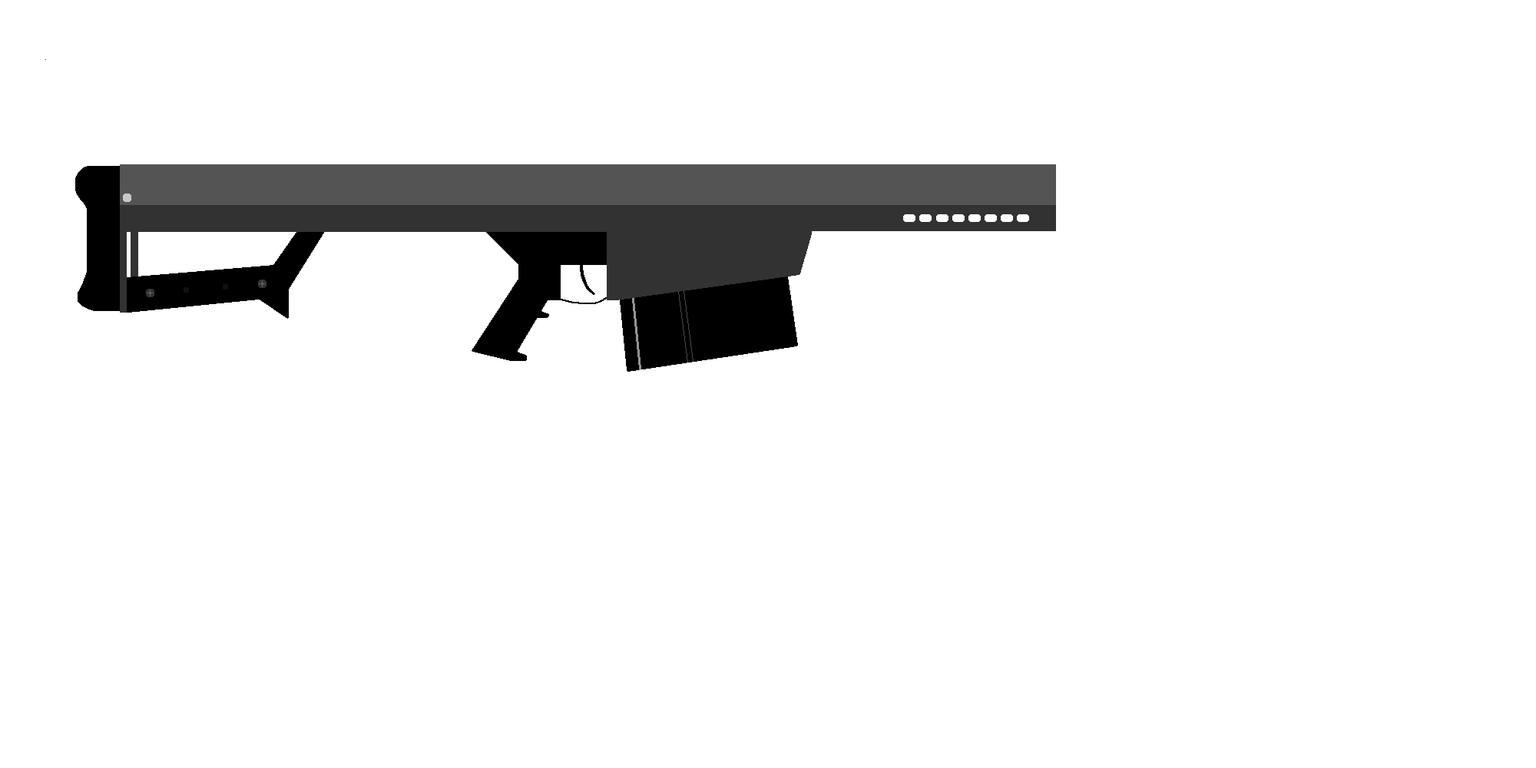
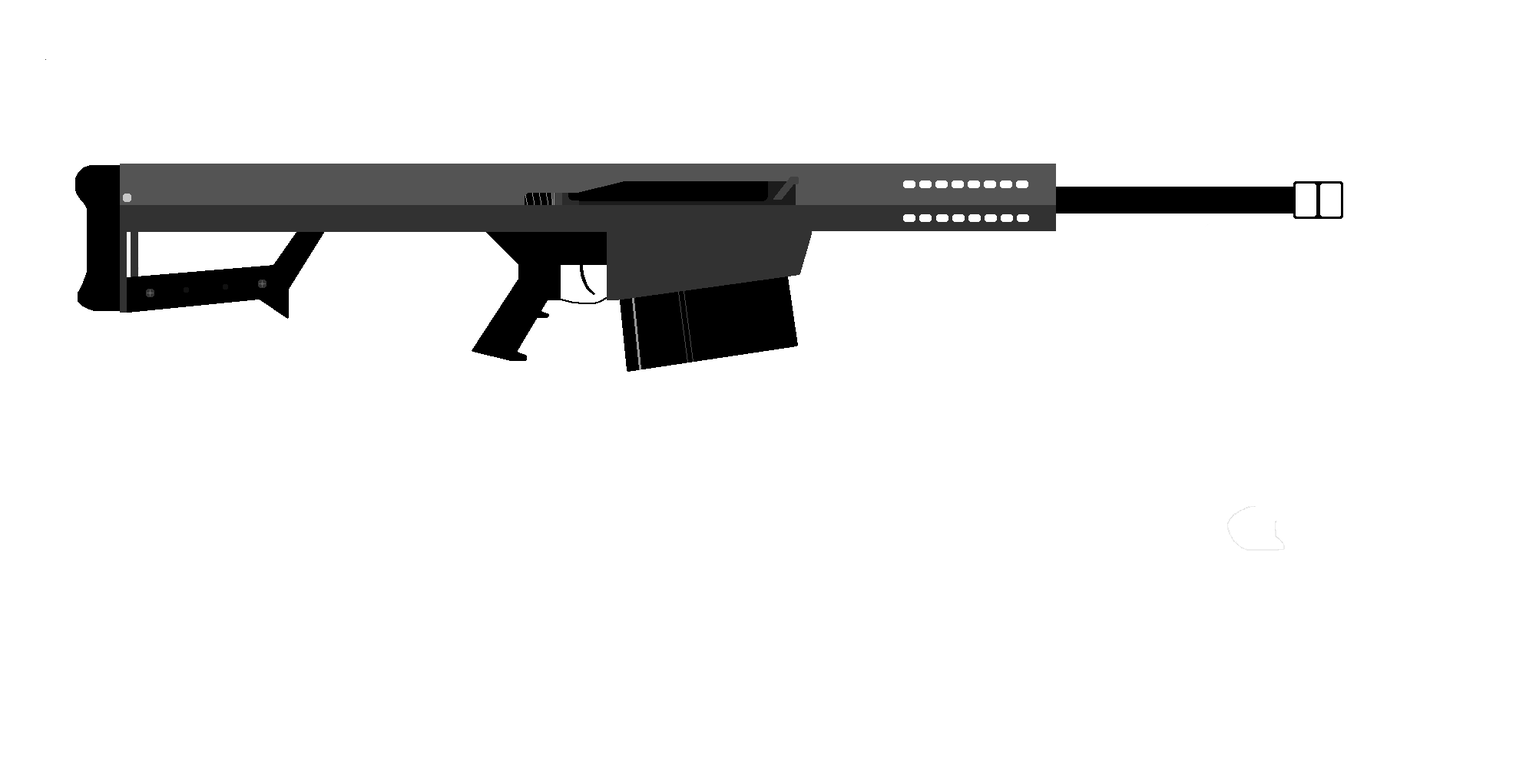
Comparing the layer stacks of the two 1536×768 images. Changes:
painted on "Layer" over (89, 163, 1344, 551)
